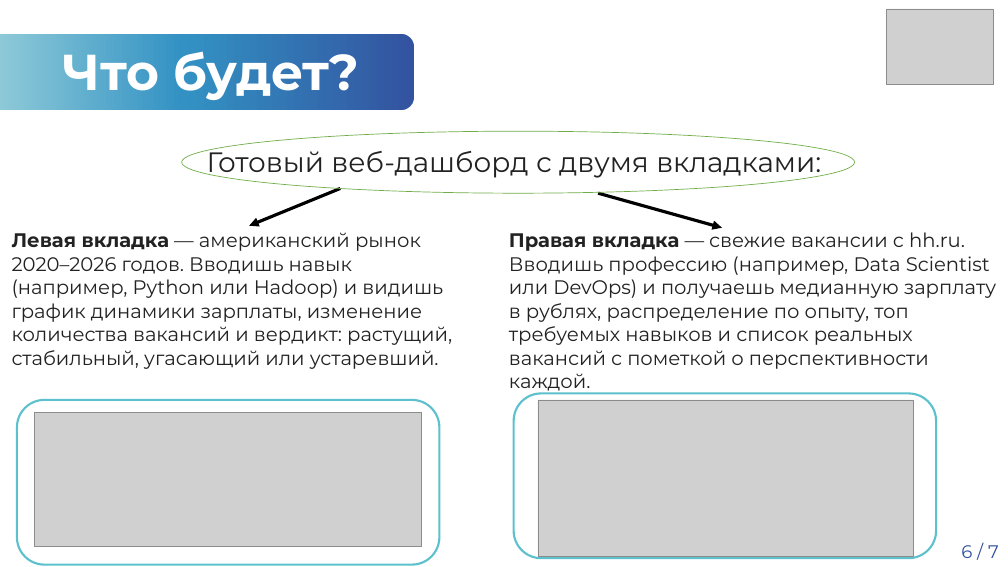
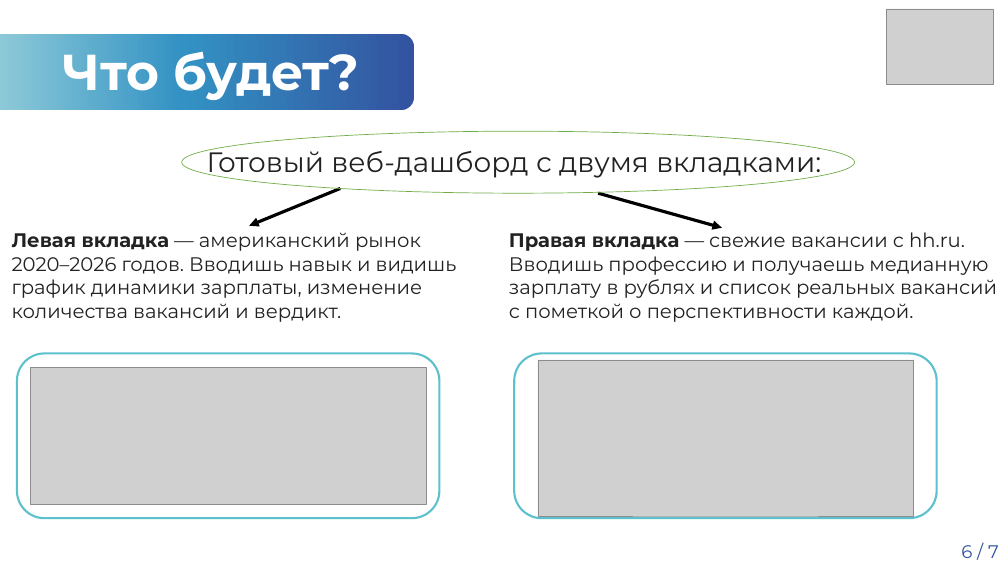
Before and after one commit to ArtemikDR/Skill-Decay-Monitor, a slide deck: slide 6 of beta(MIREA)/защита идеи проекта Мешков.pptx. Drawn at 1008x567 pixels with LibreOffice and Linux fonts; fonts in the diff are those of the drawing; grey boxes stand for pictures; background and template pictures are left out. Boxes give left, top, right and bottom in pixels: in the first picture for what was removed or moved away, otherwise in the second. Text is boxed around its words. In the diff, an @@ line names an element or a change of style, - is before the commit and + after.

```diff
--- a/beta(MIREA)/защита идеи проекта Мешков.pptx
+++ b/beta(MIREA)/защита идеи проекта Мешков.pptx
@@ text at <box>12,232,457,322</box>: text changed @@
-Левая вкладка — американский рынок 2020–2026 годов. Вводишь навык (например, Python или Hadoop) и видишь график динамики зарплаты, изменение количества вакансий и вердикт: растущий, стабильный, угасающий или устаревший.
+Левая вкладка — американский рынок 2020–2026 годов. Вводишь навык и видишь график динамики зарплаты, изменение количества вакансий и вердикт.
@@ text at <box>509,228,997,322</box>: text changed @@
-Правая вкладка — свежие вакансии с hh.ru. Вводишь профессию (например, Data Scientist или DevOps) и получаешь медианную зарплату в рублях, распределение по опыту, топ требуемых навыков и список реальных вакансий с пометкой о перспективности каждой.
+Правая вкладка — свежие вакансии с hh.ru. Вводишь профессию и получаешь медианную зарплату в рублях и список реальных вакансий с пометкой о перспективности каждой.
@@ rounded rectangle "Форма для вставки фотографий": place and size @@
-rounded rectangle "Форма для вставки фотографий" at <box>17,400,439,564</box>
+rounded rectangle "Форма для вставки фотографий" at <box>17,353,439,518</box>
@@ rounded rectangle "Форма для вставки фотографий": place and size @@
-rounded rectangle "Форма для вставки фотографий" at <box>514,394,936,558</box>
+rounded rectangle "Форма для вставки фотографий" at <box>514,353,936,518</box>
@@ picture: place and size @@
-picture at <box>34,412,422,546</box>
+picture at <box>31,367,426,505</box>
@@ picture: place and size @@
-picture at <box>538,400,913,556</box>
+picture at <box>538,360,913,516</box>
```
Also in this commit, not shown: 5 other slides changed, 4 other files.
